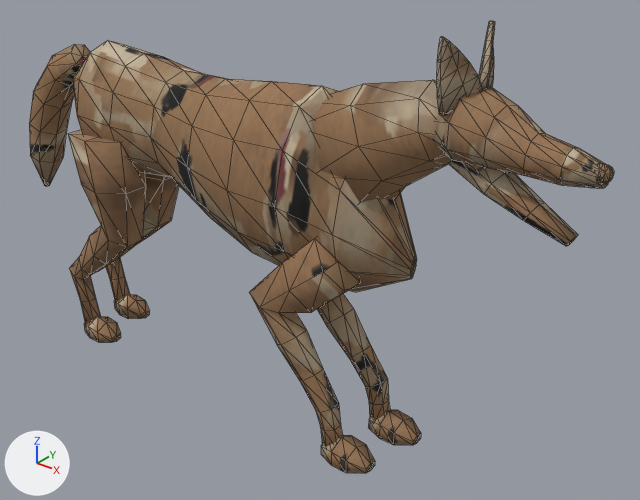
Before and after pictures for a commit that changed the glTF model assets_src/canids/stray_bark_lod1.glb.
Before and after are seen from a 50 mm lens placed at (0.861, -0.85, 0.819), pointed at (0.146, 0.044, 0.265). The lights are fixed; the arrows at lower left show +X, +Y and +Z. The picture after the commit comes second. Mesh edges are drawn as thin lines. Where no turn or scale is listed for an object, it has been applied to the vertices. Vertices at exactly the same position are counted once.

In view in the first picture: 'stray_bark_lod1_mesh'.
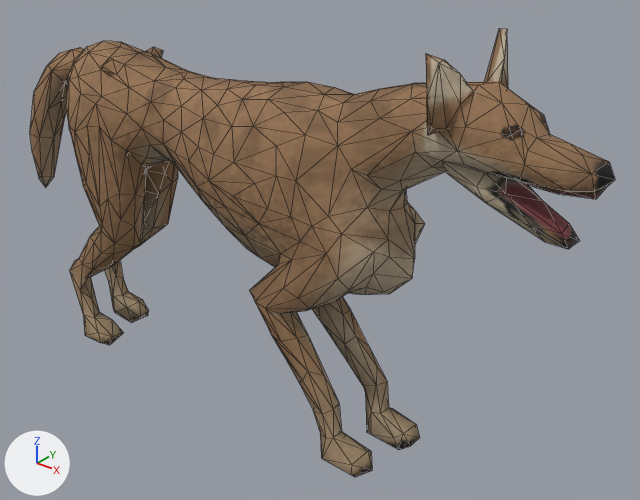
Changed parts and their boxes (x1, y1, x2, y2) in the pictures (640 x 500 px):
```json
{"object": "stray_bark_lod1_mesh", "change": "reshaped", "before": [29, 21, 614, 473], "after": [30, 28, 615, 477]}
{"part": 1, "of": "me_stray_bark_lod1_mesh", "change": "rebuilt", "before": [73, 40, 417, 292], "after": [30, 28, 615, 477], "on screen": "70% wider, 78% taller"}
{"part": 2, "of": "me_stray_bark_lod1_mesh", "change": "deleted", "before": [29, 21, 614, 473], "on screen": "brown"}
```

Edits to the scene script, one JSON object a line:
```json
{"block": "me_stray_bark_lod1_mesh", "where": "# used by ob_stray_bark_lod1_mesh; location = (0.0, 0.0, 0.0)"}
{"op": "remove", "block": "me_stray_bark_lod1_mesh", "code": "me_stray_bark_lod1_mesh.from_pydata(...)  # 682 vertices, 1300 faces; spans x -0.458..0.564, y -0.083..0.083, z 0.0..0.617"}
{"op": "add", "block": "me_stray_bark_lod1_mesh", "code": "me_stray_bark_lod1_mesh.from_pydata(...)  # 652 vertices, 1300 faces; spans x -0.455..0.567, y -0.089..0.084, z 0.0..0.606"}
{"block": "me_stray_bark_lod1_mesh", "change": "me_stray_bark_lod1_mesh part 1: the loose piece of 110 vertices spanning x -0.322..0.332, y -0.081..0.081, z 0.24..0.521 is rebuilt with 652 vertices and now spans x -0.455..0.567, y -0.089..0.084, z 0.0..0.606"}
{"block": "me_stray_bark_lod1_mesh", "change": "me_stray_bark_lod1_mesh part 2: 15 loose pieces with 572 vertices, spanning x -0.458..0.564, y -0.083..0.083, z 0.0..0.617, are deleted"}
```
